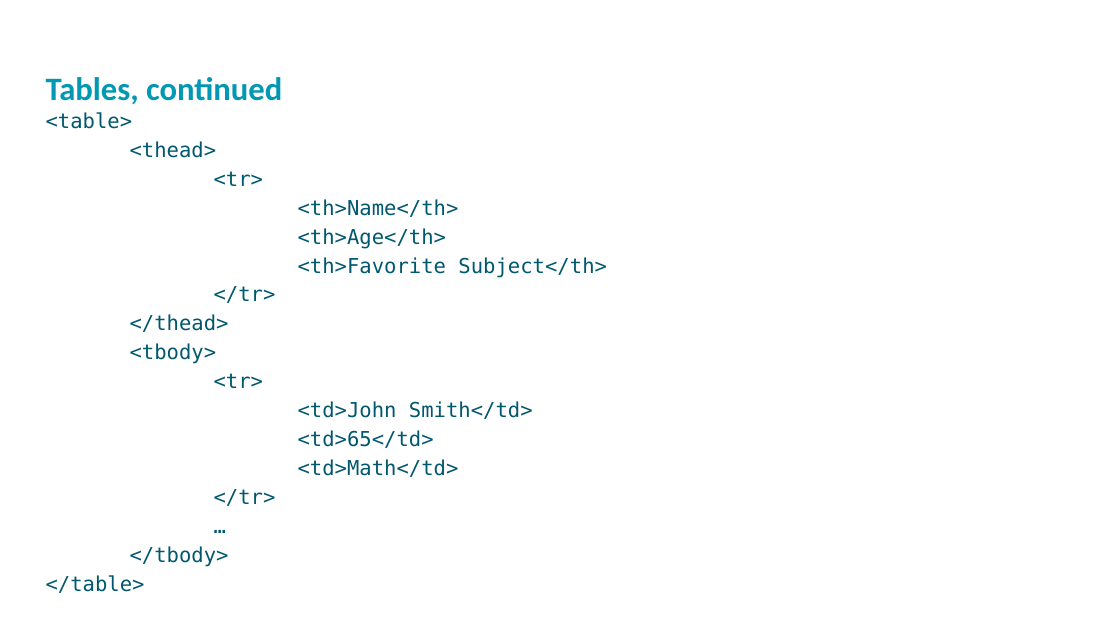
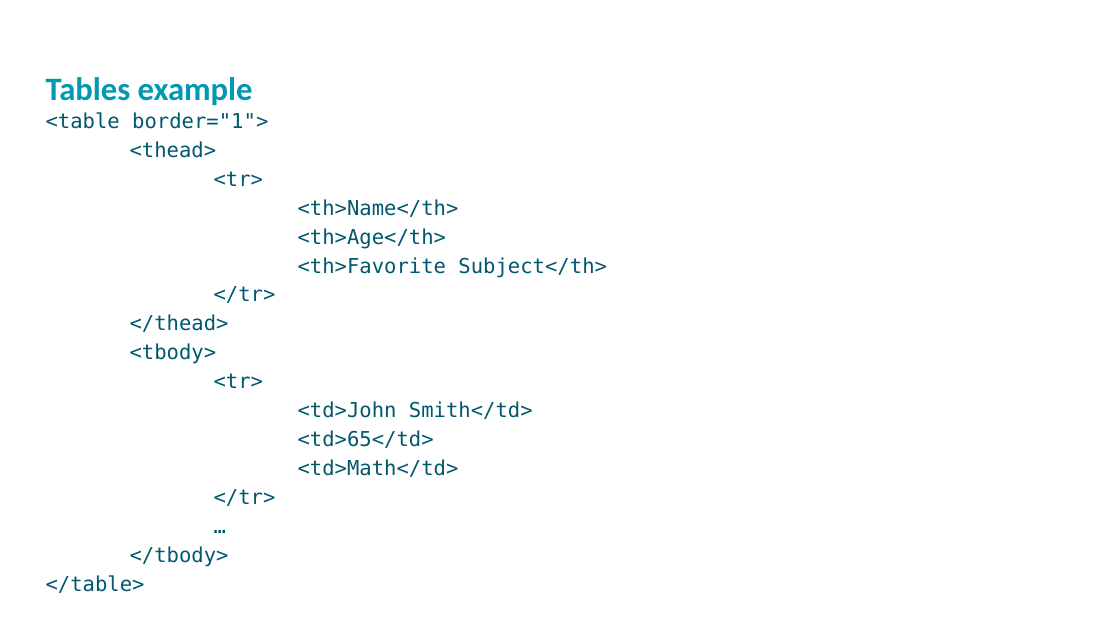
Before and after one commit to hytechclub/web-101, a slide deck: slide 6 of Week04/TablesAndIFrames.pptx (slide 5 before the commit). Drawn at 1120x630 pixels with LibreOffice and Linux fonts; fonts in the diff are those of the drawing; background and template pictures are left out. Boxes give left, top, right and bottom in pixels: in the first picture for what was removed or moved away, otherwise in the second. Text is boxed around its words. In the diff, an @@ line names an element or a change of style, - is before the commit and + after.

Commit message:
update tables with border attribute value

```diff
--- a/Week04/TablesAndIFrames.pptx
+++ b/Week04/TablesAndIFrames.pptx
@@ text at bbox=[46, 77, 253, 105]: text changed @@
-Tables, continued
+Tables example
@@ text at bbox=[46, 112, 268, 129]: text changed @@
-<table>
+<table border="1">
```
Also in this commit, not shown: 1 slide added, 2 other files.
